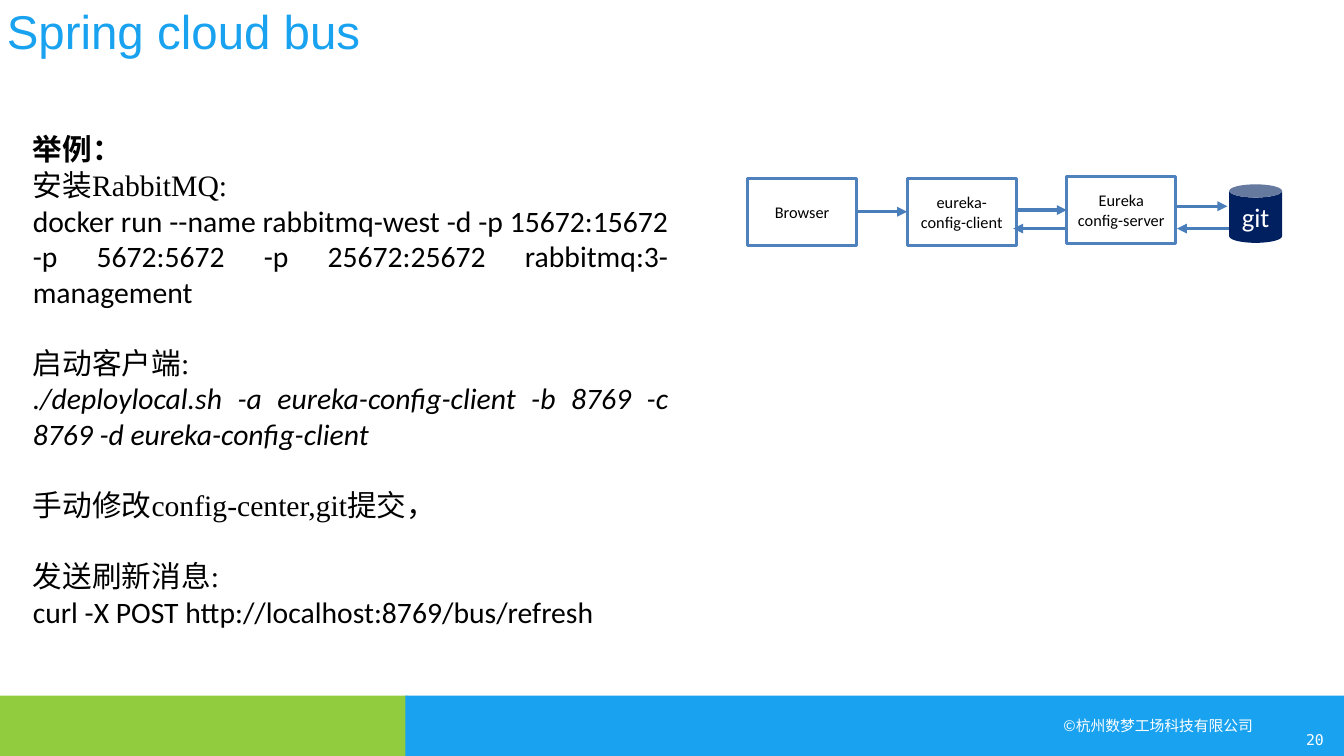
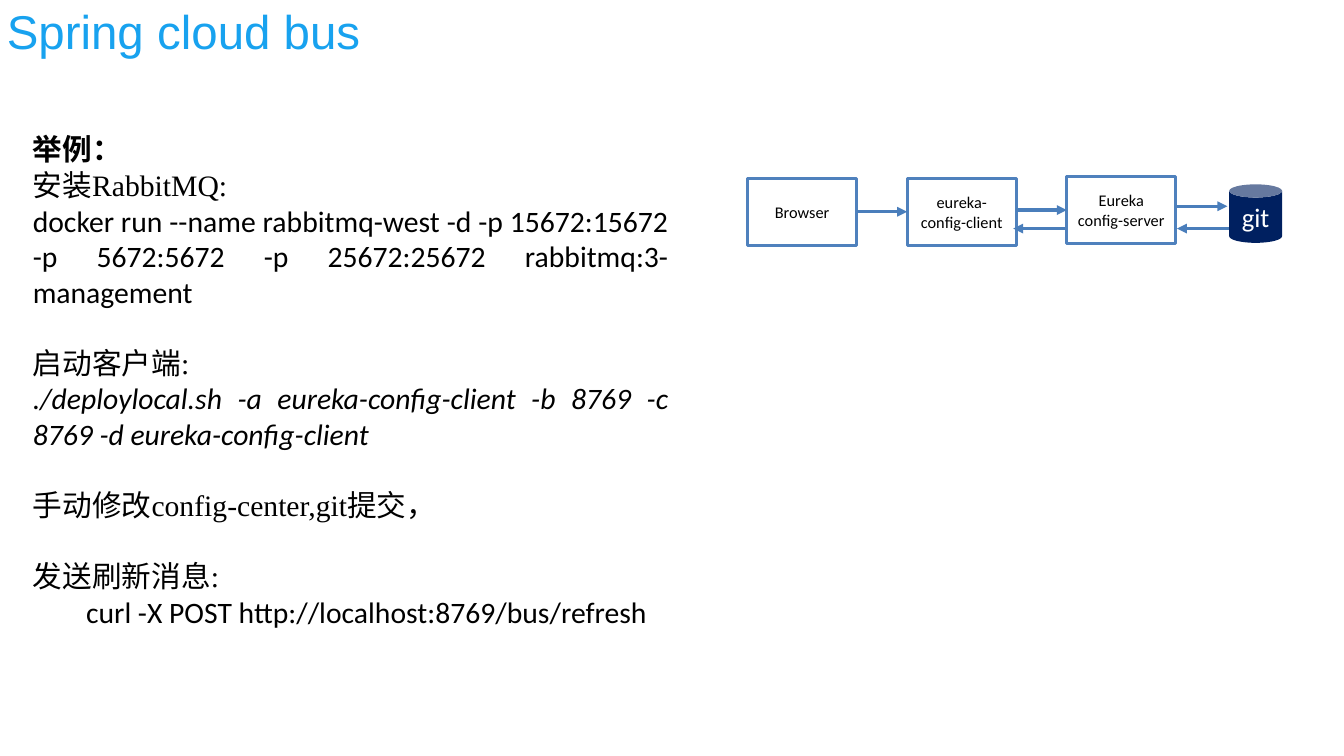
Before and after one commit to kuailewangzi1212/docs, a slide deck: slide 21 of spring cloud/spring cloud.pptx (slide 20 before the commit). Drawn at 1344x756 pixels with LibreOffice and Linux fonts; fonts in the diff are those of the drawing; background and template pictures are left out. Boxes give left, top, right and bottom in pixels: in the first picture for what was removed or moved away, otherwise in the second. Text is boxed around its words. In the diff, an @@ line names an element or a change of style, - is before the commit and + after.

```diff
--- a/spring cloud/spring cloud.pptx
+++ b/spring cloud/spring cloud.pptx
@@ text at bbox=[86, 602, 647, 628]: list level 1 to 2 in "curl -X POST http://localhost:8769/bus/refresh" @@
@@ rectangle removed at bbox=[0, 695, 407, 756] @@
@@ rectangle removed at bbox=[405, 695, 1344, 756] @@
@@ text removed at bbox=[1063, 718, 1252, 732] @@
-©杭州数梦工场科技有限公司
@@ page number removed at bbox=[1306, 734, 1324, 746] @@
-20
```
Also in this commit, not shown: 23 other slides changed, 3 slides added, 1 slide removed, 5 other files.
